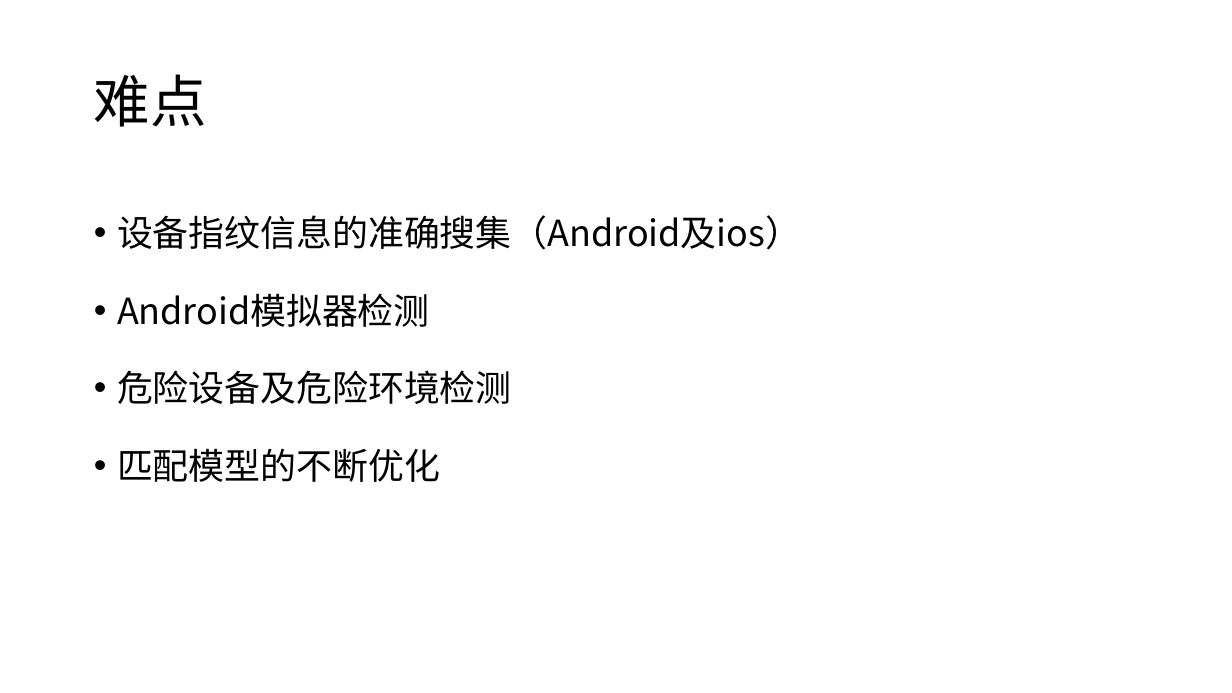
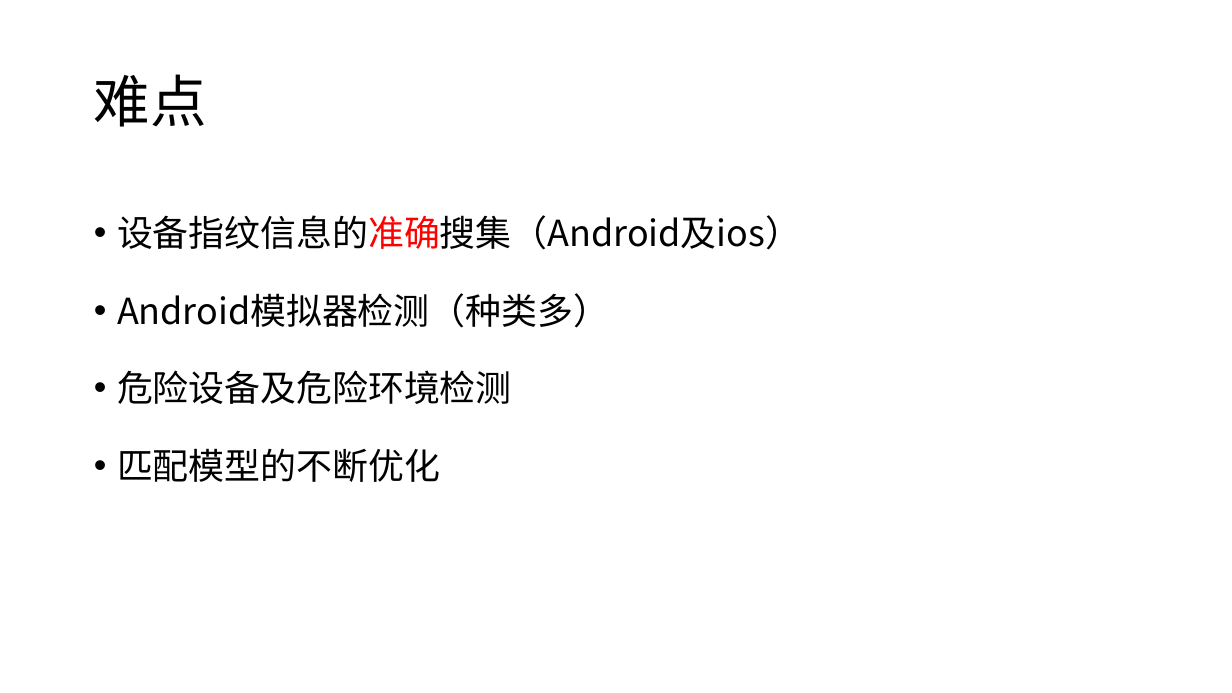
Before and after one commit to happylishang/happylishang.github.io, a slide deck: slide 4 of _posts/Android/严选可信ID项目.pptx. Drawn at 1232x693 pixels with LibreOffice and Linux fonts; fonts in the diff are those of the drawing. Boxes give left, top, right and bottom in pixels: in the first picture for what was removed or moved away, otherwise in the second. Text is boxed around its words. In the diff, an @@ line names an element or a change of style, - is before the commit and + after.

```diff
--- a/_posts/Android/严选可信ID项目.pptx
+++ b/_posts/Android/严选可信ID项目.pptx
@@ text at (117,215,801,250): text colour #000000 to #FF0000 in "设备指纹信息的准确搜集（Android及ios）" @@
@@ text at (117,293,609,328): text changed @@
-• Android模拟器检测
+• Android模拟器检测（种类多）
```
Also in this commit, not shown: 3 other slides changed, 4 slides added, 1 slide removed.
